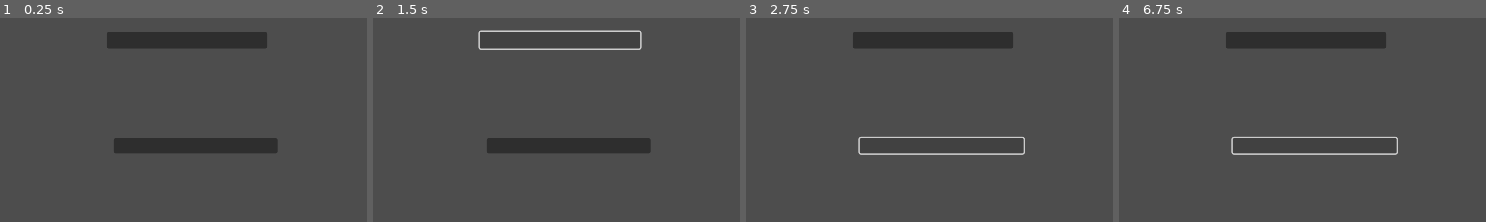
Above: before the commit, frames 1-4 (left to right).
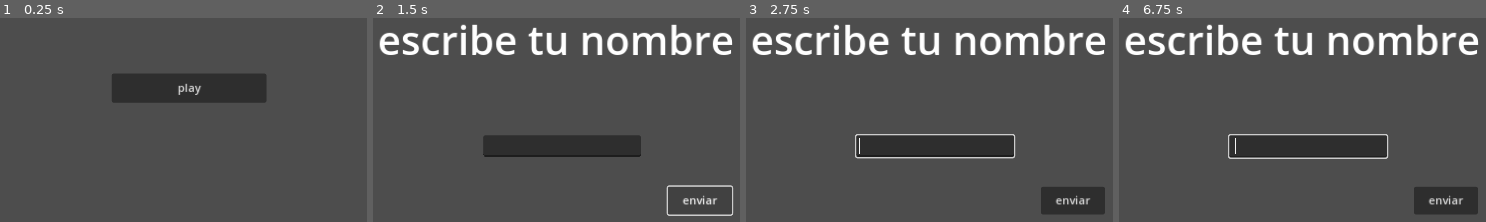
Above: after the commit, the same moments.

Repository: ztarviolet/Aaron
Game: Godot game, scene res://node_2d.tscn
The game is run twice, just before and just after one commit, with the same random seed, the same clock (stepped at 60 frames per second) and the same inputs.
Inputs (mouse positions are in pixels of both pictures, inside the frame that each line leads up to; where the layout moved, square brackets give the same spot in the first picture):
- Up to frame 1 (0.25 s): no input
- Up to frame 2 (1.5 s): click (563, 87) [560, 40] at 0.5 s; click (699, 201) [560, 40] at 1.25 s
- Up to frame 3 (2.75 s): click (940, 146) at 2.02 s
- Up to frame 4 (6.75 s): click (1445, 201) [1306, 40] at 2.75 s; click (1313, 146) at 3.52 s; click (1445, 201) [1306, 40] at 4.25 s; click (1313, 146) at 5.02 s; tap Enter at 5.75 s; tap Space at 6.5 s

The runs differ from the first frame. In frame 1, 12% of the frame differs, in the area x 29-76%, y 6-67%; in frame 2, 8.1%; in frame 3, 12%; in frame 4, 12%.

Commit message:
guardar datos

Diff:
--- a/aron/Nombre.jugador.gd
+++ b/aron/Nombre.jugador.gd
@@ -1,15 +1,35 @@
-extends Node2D
+extends Node
 
-var nombre = ""
-# Called when the node enters the scene tree for the first time.
-func _ready() -> void:
-	pass # Replace with function body.
+var nombre: String = ""
+var nivel: int = 0
 
+var save_path := "user://save_game.dat"
 
-# Called every frame. 'delta' is the elapsed time since the previous frame.
-func _process(delta: float) -> void:
-	pass
+# Guarda los datos actuales en un archivo
+func save_game():
+	var save_file = FileAccess.open(save_path, FileAccess.WRITE)
+	if save_file:
+		var data = {
+			"nombre": nombre,
+			"progreso": nivel
+		}
+		save_file.store_var(data)
+		save_file = null
+		print("✅ Juego guardado correctamente.")
+	else:
+		print("❌ No se pudo abrir el archivo para guardar.")
 
-
-func _on_button_pressed() -> void:
-	pass # Replace with function body.
+# Carga los datos del archivo y actualiza las variables
+func load_game():
+	if FileAccess.file_exists(save_path):
+		var save_file = FileAccess.open(save_path, FileAccess.READ)
+		if save_file:
+			var data = save_file.get_var()
+			nombre = data.get("nombre", "")
+			nivel = data.get("progreso", 0)
+			save_file = null
+			print("✅ Juego cargado: Nombre =", nombre, "Nivel =", nivel)
+		else:
+			print("❌ No se pudo abrir el archivo para cargar.")
+	else:
+		print("⚠️ No se encontró archivo guardado.")
--- a/aron/esena.tscn
+++ b/aron/esena.tscn
@@ -5,7 +5,7 @@
 [ext_resource type="Script" path="res://node_2d.gd" id="3_g4uo3"]
 
 [sub_resource type="LabelSettings" id="LabelSettings_ey6qr"]
-font_size = 57
+font_size = 58
 
 [node name="Node2D" type="Node2D"]
 script = ExtResource("1_bgb5r")
--- /dev/null
+++ b/aron/menu.gd
@@ -0,0 +1,18 @@
+extends Node2D
+
+
+# Called when the node enters the scene tree for the first time.
+func _ready() -> void:
+	Nombre.load_game()
+
+
+# Called every frame. 'delta' is the elapsed time since the previous frame.
+func _process(delta: float) -> void:
+	pass
+
+
+func _on_button_pressed() -> void:
+	if Nombre.nivel == 0:
+		get_tree().change_scene_to_file("res://esena.tscn")
+	else:
+		get_tree().change_scene_to_file("res://nivel_1.tscn")
--- a/aron/nivel_1.tscn
+++ b/aron/nivel_1.tscn
@@ -1,12 +1,59 @@
-[gd_scene load_steps=2 format=3 uid="uid://5xbew8ruf1a6"]
+[gd_scene load_steps=8 format=3 uid="uid://5xbew8ruf1a6"]
 
 [ext_resource type="Script" path="res://label.gd" id="1_qlurv"]
+[ext_resource type="Texture2D" uid="uid://bi7q0oyst30fj" path="res://interfaz2.png" id="2_84n8o"]
+[ext_resource type="Texture2D" uid="uid://bkcxumaw3akdd" path="res://icono.png" id="3_l0vee"]
+[ext_resource type="Texture2D" uid="uid://fdfny77kfyrh" path="res://paeque bloqueado.png" id="4_edc41"]
+[ext_resource type="Texture2D" uid="uid://ctr38jl2vv3f6" path="res://Gemini_Generated_Image_3p1ly83p1ly83p1l.png" id="5_jfffv"]
+[ext_resource type="Texture2D" uid="uid://cw1r4jd8ixqcq" path="res://Gemini_Generated_Image_hjhg7whjhg7whjhg.png" id="6_gfids"]
+
+[sub_resource type="LabelSettings" id="LabelSettings_pg6i3"]
+font_size = 57
+font_color = Color(0, 0, 0, 1)
 
 [node name="nivel 1" type="Node2D"]
 
 [node name="Label" type="Label" parent="."]
-offset_left = 92.0
-offset_top = 18.0
-offset_right = 188.0
-offset_bottom = 41.0
+offset_left = 45.0
+offset_top = 39.0
+offset_right = 1120.0
+offset_bottom = 126.0
+label_settings = SubResource("LabelSettings_pg6i3")
+horizontal_alignment = 1
 script = ExtResource("1_qlurv")
+
+[node name="ParallaxBackground" type="ParallaxBackground" parent="."]
+
+[node name="Interfaz2" type="Sprite2D" parent="ParallaxBackground"]
+position = Vector2(574.75, 330)
+scale = Vector2(1.11182, 1.18831)
+texture = ExtResource("2_84n8o")
+
+[node name="Button" type="Button" parent="."]
+anchors_preset = -1
+anchor_left = 0.187
+anchor_top = 0.231
+anchor_right = 0.775
+anchor_bottom = 0.8
+offset_left = 4.0
+offset_top = 113.0
+offset_right = 172.0
+offset_bottom = 281.0
+action_mode = 0
+icon = ExtResource("3_l0vee")
+flat = true
+
+[node name="PaequeBloqueado" type="Sprite2D" parent="."]
+position = Vector2(223.375, 190)
+scale = Vector2(0.165283, 0.158203)
+texture = ExtResource("4_edc41")
+
+[node name="GeminiGeneratedImage3p1Ly83p1Ly83p1l" type="Sprite2D" parent="."]
+position = Vector2(372, 192)
+scale = Vector2(0.125732, 0.125366)
+texture = ExtResource("5_jfffv")
+
+[node name="GeminiGeneratedImageHjhg7Whjhg7Whjhg" type="Sprite2D" parent="."]
+position = Vector2(536, 196)
+scale = Vector2(0.12207, 0.119873)
+texture = ExtResource("6_gfids")
--- a/aron/node_2d.tscn
+++ b/aron/node_2d.tscn
@@ -1,25 +1,15 @@
 [gd_scene load_steps=2 format=3 uid="uid://drtphx86svguv"]
 
-[ext_resource type="Script" path="res://node_2d.gd" id="1_a7xsq"]
+[ext_resource type="Script" path="res://menu.gd" id="1_gdxtt"]
 
 [node name="Node2D" type="Node2D"]
-script = ExtResource("1_a7xsq")
-
-[node name="Label" type="Label" parent="."]
-offset_right = 275.0
-offset_bottom = 110.0
+script = ExtResource("1_gdxtt")
 
 [node name="Button" type="Button" parent="."]
-offset_left = 413.0
-offset_top = 115.0
-offset_right = 644.0
-offset_bottom = 139.0
-
-[node name="Button2" type="Button" parent="."]
-offset_left = 423.0
-offset_top = 268.0
-offset_right = 659.0
-offset_bottom = 290.0
+offset_left = 420.0
+offset_top = 175.0
+offset_right = 643.0
+offset_bottom = 217.0
+text = "play"
 
 [connection signal="pressed" from="Button" to="." method="_on_button_pressed"]
-[connection signal="pressed" from="Button2" to="." method="_on_button_2_pressed"]
--- a/aron/nombre.gd
+++ b/aron/nombre.gd
@@ -68,3 +68,5 @@
 		print("Palabra completada")
 		controlador.cerrar()
 		get_tree().change_scene_to_file("res://nivel_1.tscn")
+		Nombre.nivel =+ 1
+		Nombre.save_game()
